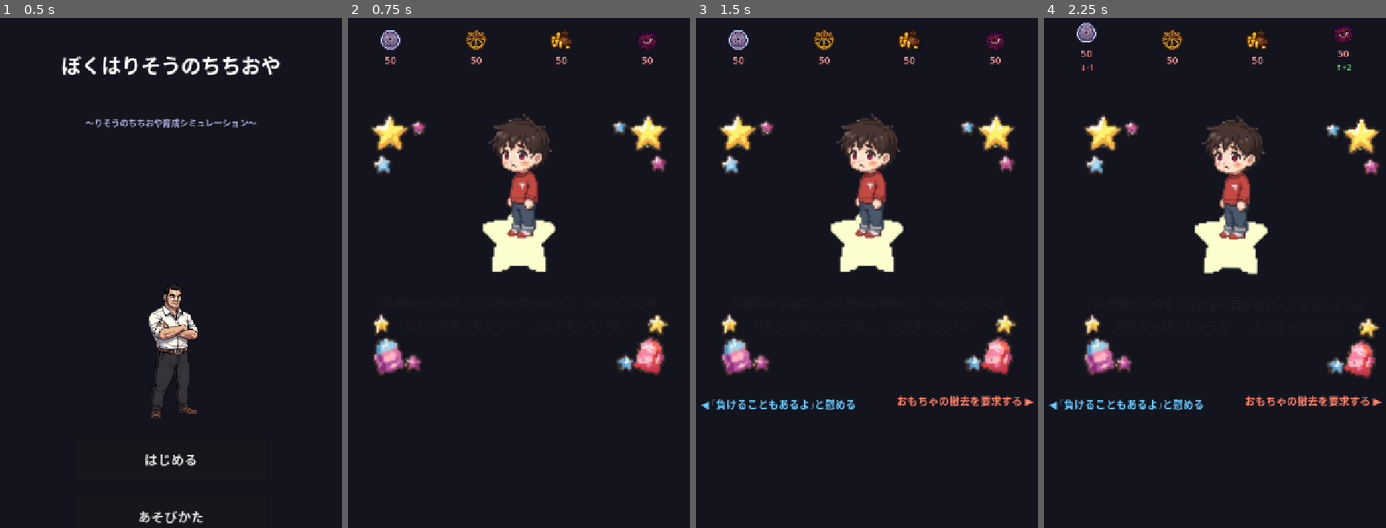
Above: before the commit, frames 1-4 (left to right).
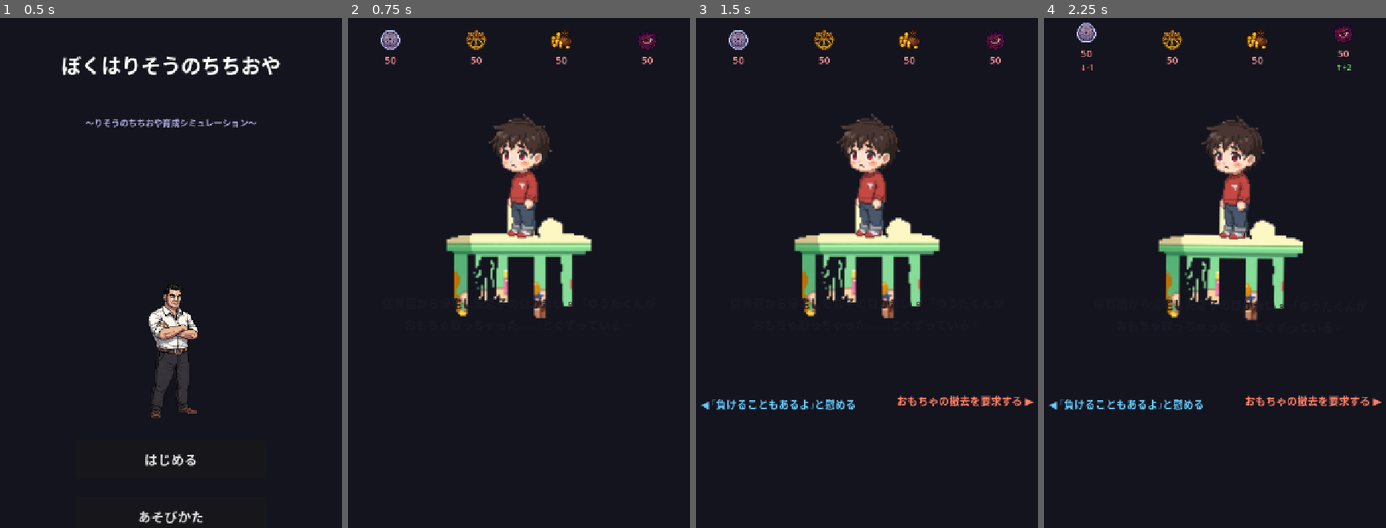
Above: after the commit, the same moments.

Repository: komatubara/boku-wa-risou-no-chichi-oya
Game: Godot game, scene res://scenes/title.tscn
Two runs of this game, one before a commit and one after it. Both use one fixed random seed, a clock stepped at 60 frames per second and the inputs below.
Inputs (mouse positions are in pixels of both pictures, inside the frame that each line leads up to):
- Up to frame 1 (0.5 s): no input
- Up to frame 2 (0.75 s): click "はじめる" at 0.5 s
- Up to frame 3 (1.5 s): tap Enter at 1.25 s; move the mouse to (942, 288) at 1.27 s; click (942, 288) at 1.42 s
- Up to frame 4 (2.25 s): tap Space at 2 s; drag from (1146, 344) to (1197, 436) at 2.02 s

Frame 1 is identical in both runs. In frame 2, 6.8% of the frame differs, in the area x 6-94%, y 18-70%; in frame 3, 6.8%; in frame 4, 6.7%.

Commit message:
feat: カードごとのシーン背景画像を生成・実装（25枚）
- card_ui.gd: BGロードをcard_idベースパスに変更、フェーズ背景へのフォールバック付き
- assets/images/ui/card_bgs/: PixelLab MCPで各カードのイベントに合ったシーン背景を25枚生成
- ゲーム仕様書.md: カード背景の仕様をカード別25種に更新

Co-Authored-By: Claude Sonnet 4.6 <noreply@anthropic.com>

Diff:
--- a/scripts/card_ui.gd
+++ b/scripts/card_ui.gd
@@ -101,10 +101,12 @@
 	_event_label.text = data["event_text"]
 	_left_hint.text = "◀ " + data["swipe_left"]["action_text"]
 	_right_hint.text = data["swipe_right"]["action_text"] + " ▶"
-	# フェーズ別背景を読み込む
-	var phase: String = data.get("phase", "")
-	var bg_path: String = PHASE_BG.get(phase, "res://assets/images/ui/card_bg.png")
-	_card_bg.texture = load(bg_path)
+	# カード背景: card_idで自動紐付け、なければフェーズ背景にフォールバック
+	var card_id: String = data.get("card_id", "")
+	var bg_path: String = "res://assets/images/ui/card_bgs/%s.png" % card_id
+	if not ResourceLoader.exists(bg_path):
+		bg_path = PHASE_BG.get(data.get("phase", ""), "")
+	_card_bg.texture = load(bg_path) if bg_path != "" else null
 	# キャラクター画像を読み込む
 	var img_path: String = data.get("character_image", "")
 	_char_image.texture = load(img_path) if img_path != "" else null
Binary file added: assets/images/ui/card_bgs/ad_01.png
Binary file added: assets/images/ui/card_bgs/ad_02.png
Binary file added: assets/images/ui/card_bgs/ad_03.png
Binary file added: assets/images/ui/card_bgs/ad_04.png
Binary file added: assets/images/ui/card_bgs/ad_05.png
Binary file added: assets/images/ui/card_bgs/elem_01.png
Binary file added: assets/images/ui/card_bgs/elem_02.png
Binary file added: assets/images/ui/card_bgs/elem_03.png
Binary file added: assets/images/ui/card_bgs/elem_04.png
Binary file added: assets/images/ui/card_bgs/elem_05.png
Binary file added: assets/images/ui/card_bgs/hs_01.png
Binary file added: assets/images/ui/card_bgs/hs_02.png
(and 14 more such lines)
